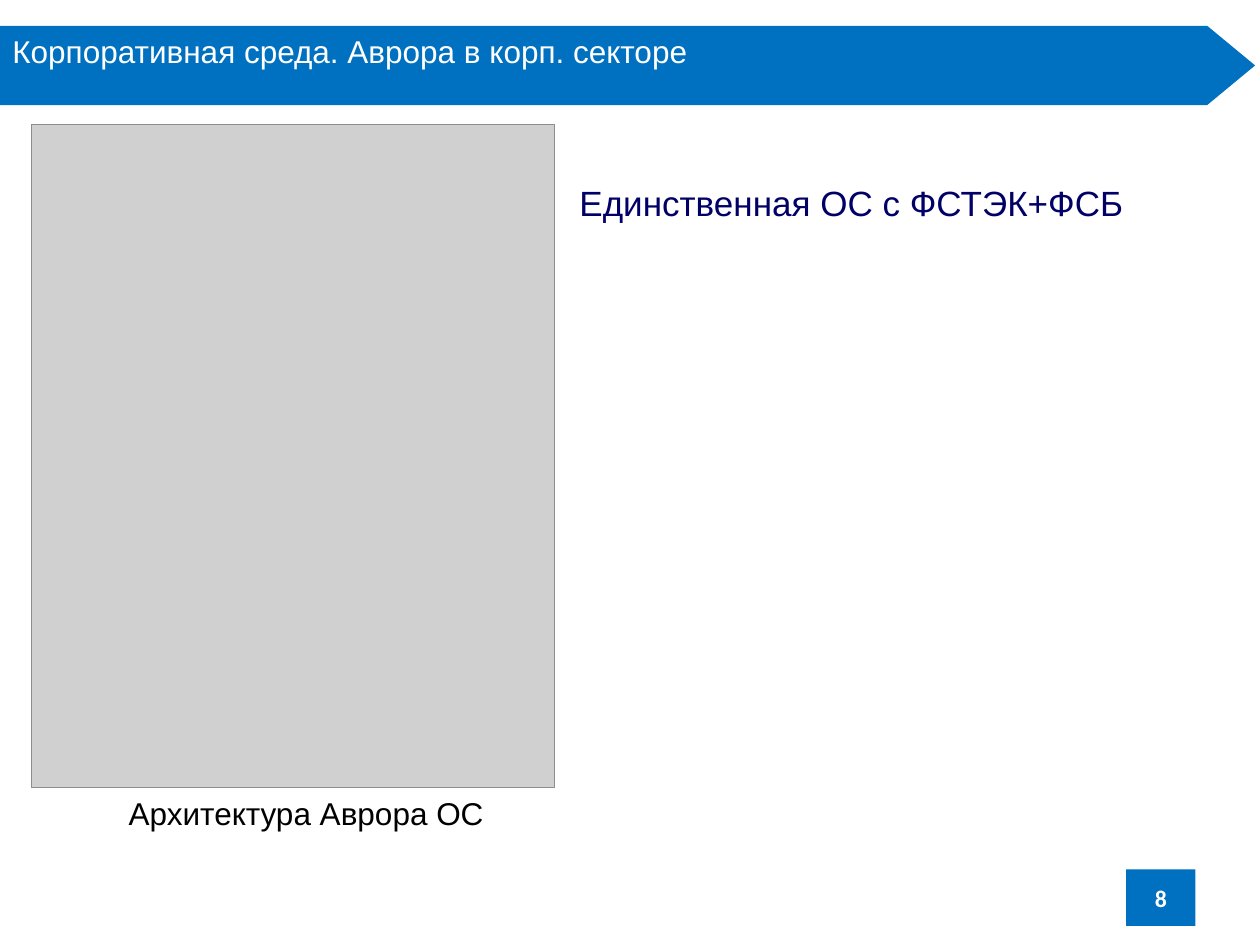
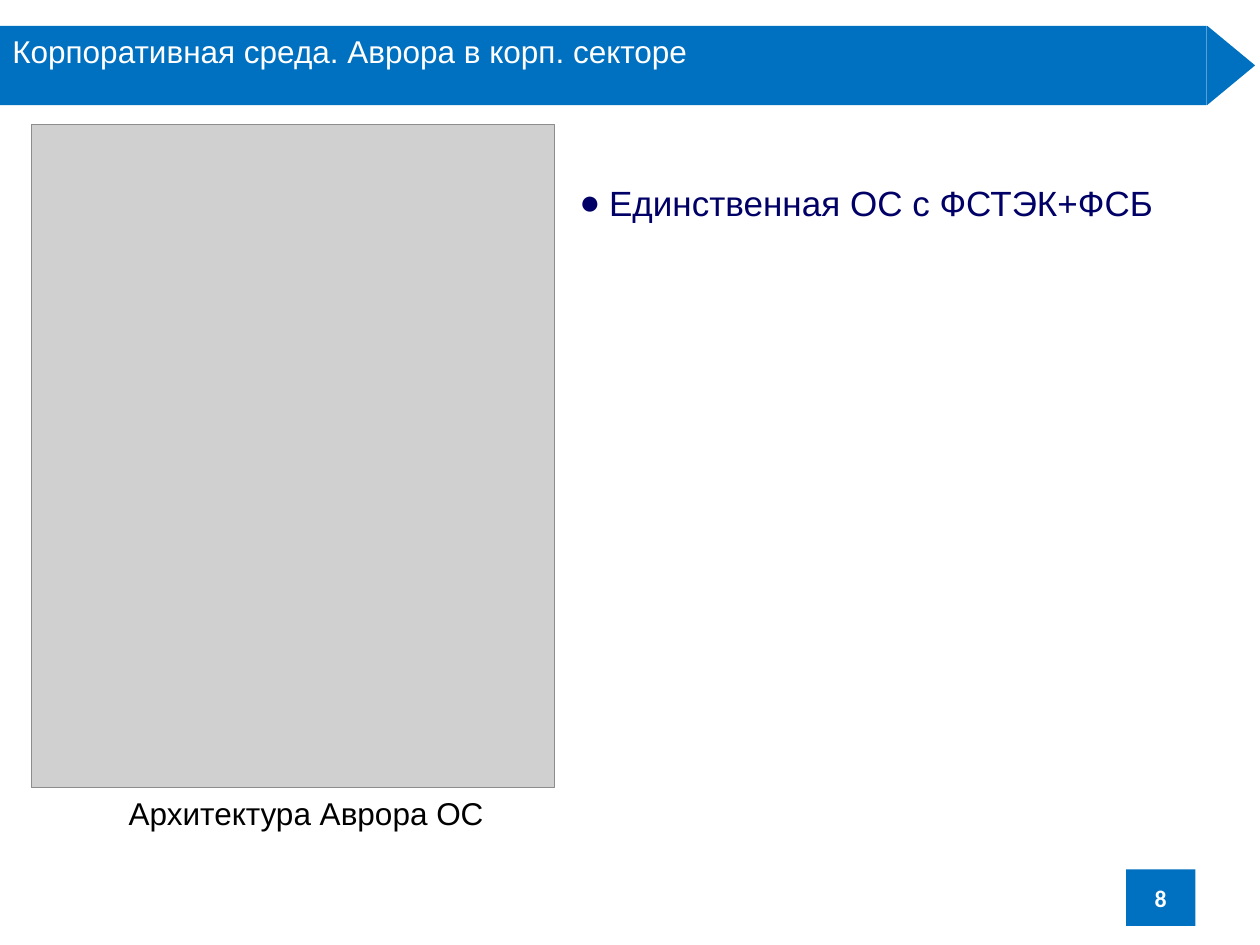
Before and after one commit to HayKor/referat-mobile-OS, a slide deck: slide 8 of Багинян_А_В_доклад.pptx. Drawn at 1260x945 pixels with LibreOffice and Linux fonts; fonts in the diff are those of the drawing; grey boxes stand for pictures. Boxes give left, top, right and bottom in pixels: in the first picture for what was removed or moved away, otherwise in the second. Text is boxed around its words. In the diff, an @@ line names an element or a change of style, - is before the commit and + after.

```diff
--- a/Багинян_А_В_доклад.pptx
+++ b/Багинян_А_В_доклад.pptx
@@ text "Единственная ОС с ФСТЭК+ФСБ" at (609, 191, 1153, 222): bullet none to ● @@
```
Also in this commit, not shown: 4 other slides changed, 3 slides added, 5 other files.
